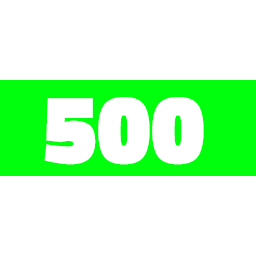
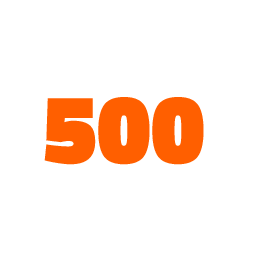
Revision of a layered w=256, h=256 image; what changed, layer by layer:
added layer "Layer 2" above "500" over (x1=44, y1=97, x2=204, y2=165)
hid "500" over (x1=44, y1=97, x2=204, y2=165)
hid "Layer 1" over (x1=0, y1=80, x2=256, y2=176)
